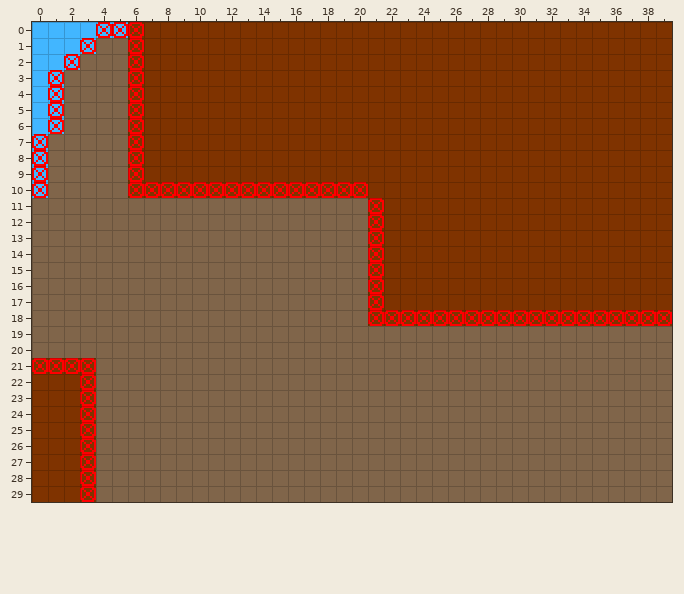
Level history. Tiled map: Avocado/data/maps/testing.tmx. The picture above was drawn from the file before the commit.
Cells are 8x8 px. Shown: x 0..39, y 0..29.
New version:
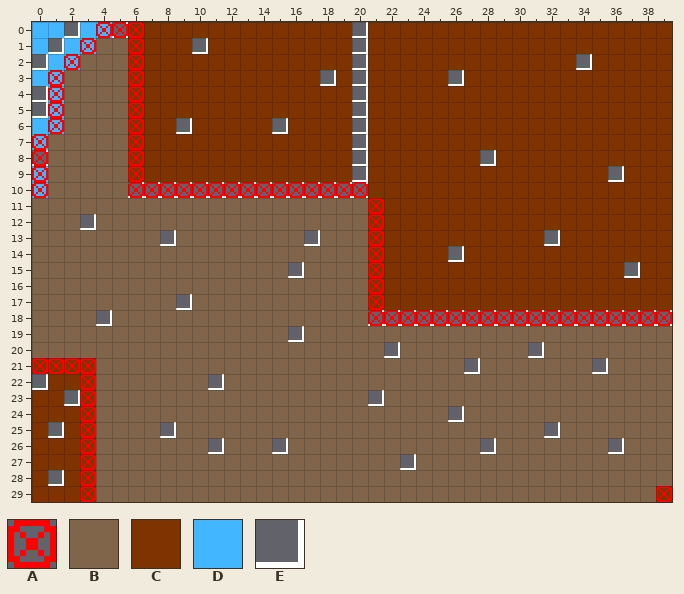
Key: from "spritesheet": A 56, B 64, C 65, D 66, E 67.
_ is an empty cell, . an unchanged one.
Edits made:
--- layer "background"
@@ x 0..36 @@
- 0 ..D..D..............C................
- 1 .D........C.........C................
- 2 D...................C.............C..
- 3 ..................C.C.....C..........
- 4 D...................C................
- 5 D...................C................
- 6 .........C.....C....C................
- 7 ....................C................
- 8 D...................C.......C........
- 9 ....................C...............C
-10 ......CCCCCCCCCCCCCCC................
+ 0 ..E..E..............E................
+ 1 .E........E.........E................
+ 2 E...................E.............E..
+ 3 ..................E.E.....E..........
+ 4 E...................E................
+ 5 E...................E................
+ 6 .........E.....E....E................
+ 7 ....................E................
+ 8 E...................E.......E........
+ 9 ....................E...............E
+10 ......EEEEEEEEEEEEEEE................
@@ x 3..37 @@
-12 B..................................
-13 .....B........B..............C.....
-14 .......................C...........
-15 .............B....................C
+12 E..................................
+13 .....E........E..............E.....
+14 .......................E...........
+15 .............E....................E
@@ x 0..39 @@
-17 .........B..............................
-18 ....B................CCCCCCCCCCCCCCCCCCC
-19 ................B.......................
-20 ......................B........B........
-21 ...........................B.......B....
-22 C..........B............................
-23 ..C..................B..................
-24 ..........................B.............
-25 .C......B.......................B.......
-26 ...........B...B............B.......B...
-27 .......................B................
-28 .C......................................
-29 .......................................B
+17 .........E..............................
+18 ....E................EEEEEEEEEEEEEEEEEEE
+19 ................E.......................
+20 ......................E........E........
+21 ...........................E.......E....
+22 E..........E............................
+23 ..E..................E..................
+24 ..........................E.............
+25 .E......E.......................E.......
+26 ...........E...E............E.......E...
+27 .......................E................
+28 .E......................................
+29 .......................................C
--- layer "foreground"
@@ x 17..17 @@
-13 _
+13 E
@@ x 9..9 @@
-17 _
+17 E
@@ x 15..32 @@
-25 ................._
-26 _.................
+25 .................E
+26 E.................
--- layer "collision"
@@ x 39..39 @@
-29 _
+29 A
